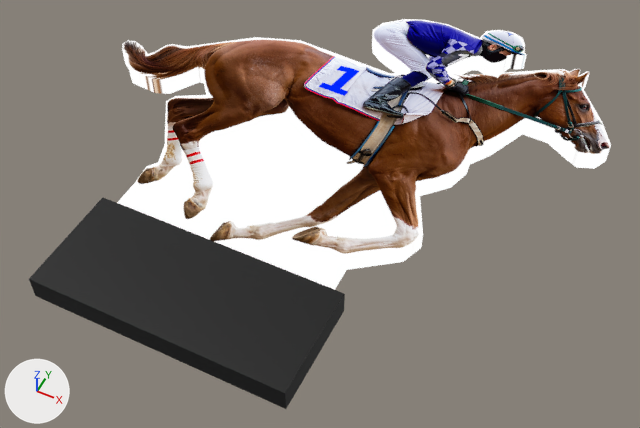
Before and after pictures for a commit that changed the Blender file Models/untitled.blend.
Camera for both pictures: a camera (50 mm lens) standing at (0.452, -0.644, 0.978) and looking at (0.034, 0.191, -0.066). The lights are fixed; the arrows at lower left show +X, +Y and +Z.
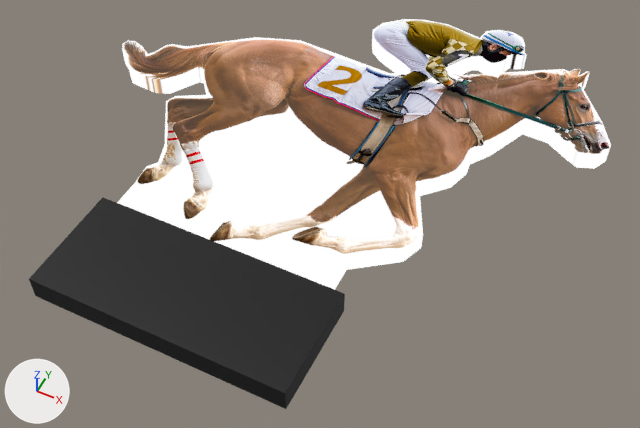
Where the change shows, as pixel boxes (x1, y1, x2, y2) in the pictures (640 x 428 px):
'Cube', surface changed: (122, 19, 604, 256) in both

What changed in the scene script:
```text
Add img_rider_2_png:
    img_rider_2_png = load_image('rider_2.png', 'Textures/rider_2.png', 883, 653, 'sRGB')
Change mat_material_001:
    where n6 = _N.new('ShaderNodeTexImage'); n6.name = 'Image Texture'
    n6.image: img_rider_1_png_001 -> img_rider_2_png
```
